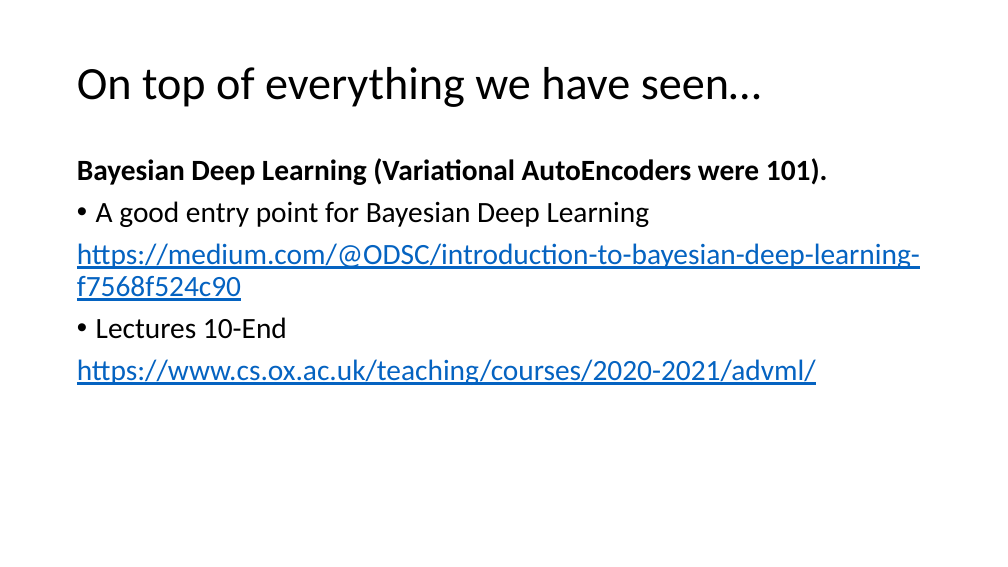
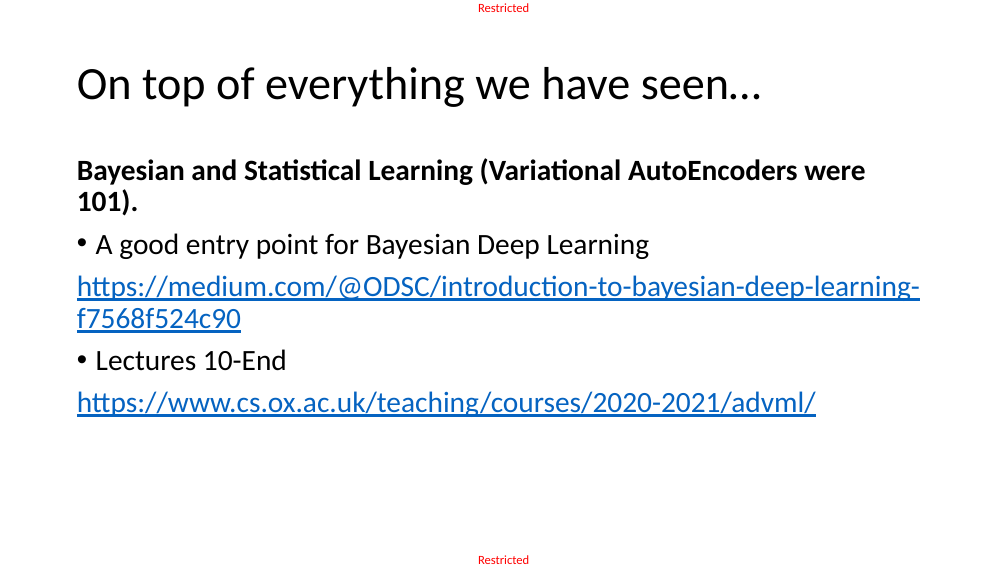
Before and after one commit to matthieudemari/SUTD_DL_50_039, a slide deck: slide 14 of W13/W13S1.pptx. Drawn at 1008x567 pixels with LibreOffice and Linux fonts; fonts in the diff are those of the drawing. Boxes give left, top, right and bottom in pixels: in the first picture for what was removed or moved away, otherwise in the second. Text is boxed around its words. In the diff, an @@ line names an element or a change of style, - is before the commit and + after.

```diff
--- a/W13/W13S1.pptx
+++ b/W13/W13S1.pptx
@@ text added at (478, 3, 529, 12), 12 pt, text #FF0000 @@
+Restricted
@@ text at (77, 158, 865, 216): text changed @@
-Bayesian Deep Learning (Variational AutoEncoders were 101).
+Bayesian and Statistical Learning (Variational AutoEncoders were 101).
@@ text added at (478, 555, 529, 564), 12 pt, text #FF0000 @@
+Restricted
```
Also in this commit, not shown: 28 other slides changed, 1 slide added, 1 other file.
